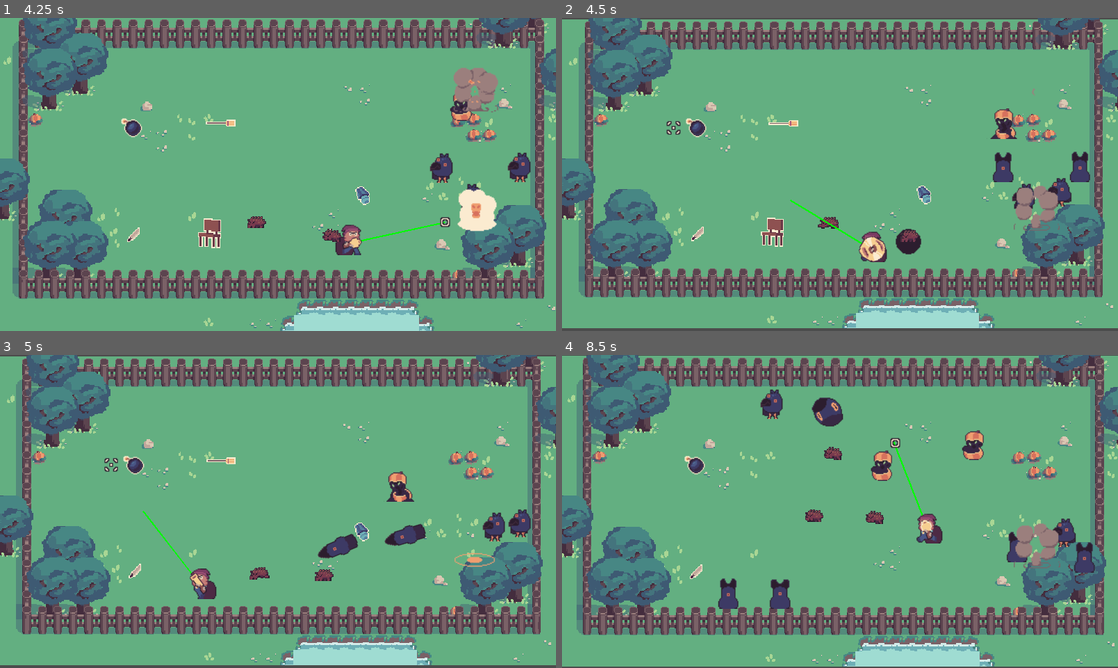
Above: before the commit, frames 1-4 (two rows, left to right).
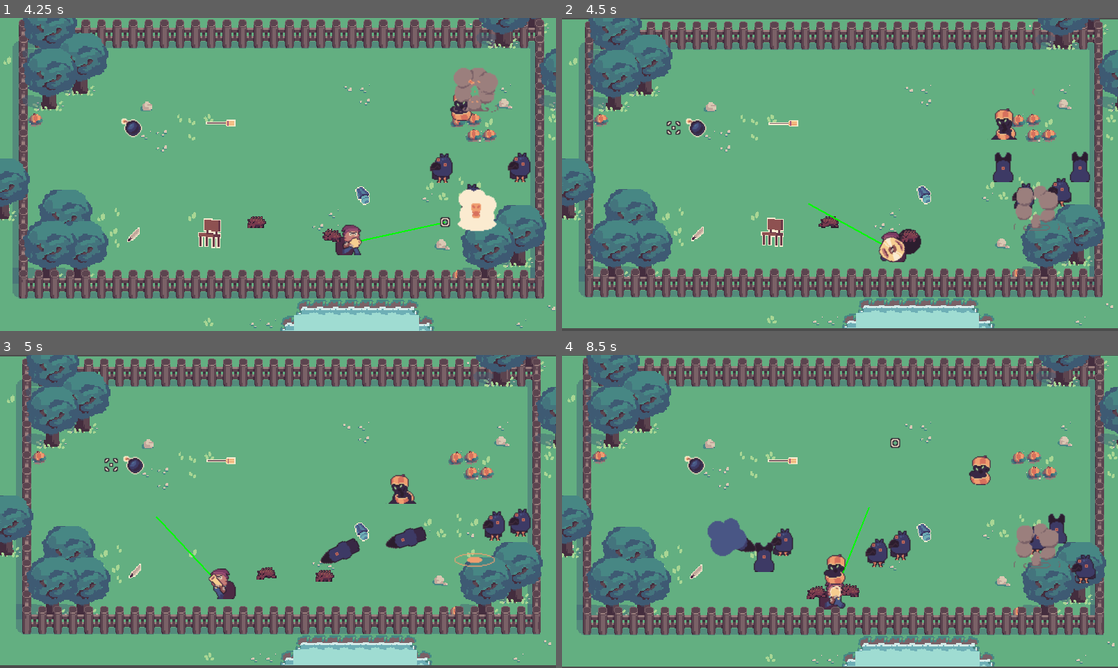
Above: after the commit, the same moments.

Repository: OceanBoy612/BrackeysJam2021
Game: Godot game, scene res://Code/World.tscn
The game is run twice, just before and just after one commit, with the same random seed, the same clock (stepped at 60 frames per second) and the same inputs.
Inputs (mouse positions are in pixels of both pictures, inside the frame that each line leads up to):
- Up to frame 1 (4.25 s): move the mouse to (400, 158) at 0.52 s; press the mouse at (400, 158) at 0.53 s; hold Right (ui_right) 0.53-1.28 s; move the mouse to (166, 190) at 1.27 s; release the mouse at (166, 190) at 1.28 s; hold Down (ui_down) 1.28-2.03 s; click (166, 190) at 1.35 s; move the mouse to (333, 105) at 2.02 s; press the mouse at (333, 105) at 2.03 s; hold Right (ui_right) 2.03-2.78 s; move the mouse to (250, 237) at 2.77 s; release the mouse at (250, 237) at 2.78 s; hold Up (ui_up) 2.78-3.53 s; click (250, 237) at 2.85 s; move the mouse to (444, 221) at 3.52 s; press the mouse at (444, 221) at 3.53 s; hold Left (ui_left) from 3.53 s (still down)
- Up to frame 2 (4.5 s): keep holding Left (ui_left); move the mouse to (673, 127) at 4.27 s; release the mouse at (673, 127) at 4.28 s; click (673, 127) at 4.35 s
- Up to frame 3 (5 s): keep holding Left (ui_left)
- Up to frame 4 (8.5 s): move the mouse to (867, 511) at 5.02 s; release Left (ui_left) at 5.03 s; press the mouse at (867, 511) at 5.03 s; hold Down (ui_down) 5.03-5.78 s; move the mouse to (756, 433) at 5.77 s; release the mouse at (756, 433) at 5.78 s; hold Right (ui_right) 5.78-6.53 s; click (756, 433) at 5.85 s; move the mouse to (962, 495) at 6.52 s; press the mouse at (962, 495) at 6.53 s; hold Up (ui_up) 6.53-7.28 s; move the mouse to (728, 527) at 7.27 s; release the mouse at (728, 527) at 7.28 s; hold Right (ui_right) 7.28-8.03 s; click (728, 527) at 7.35 s; move the mouse to (895, 442) at 8.02 s; press the mouse at (895, 442) at 8.03 s; hold Down (ui_down) from 8.03 s (still down)

Frame 1 is identical in both runs. In frame 2, 1.0% of the frame differs, in the area x 41-86%, y 28-79%; in frame 3, 1.9%; in frame 4, 6.6%, in the area x 26-96%, y 10-82%.

Commit message:
Implementation
Put in pumpkin death animation
Put in pumpkin death sound
Fixed spritesound

Diff:
--- a/src/Code/Bullets/BombBullet.tscn
+++ b/src/Code/Bullets/BombBullet.tscn
@@ -1,12 +1,14 @@
-[gd_scene load_steps=4 format=2]
+[gd_scene load_steps=5 format=2]
 
 [ext_resource path="res://Code/Bullets/GenericBullet.tscn" type="PackedScene" id=1]
 [ext_resource path="res://Art/Pngs/Bullets/Bomb.png" type="Texture" id=2]
 [ext_resource path="res://Code/Entities/BombExplosion.tscn" type="PackedScene" id=3]
+[ext_resource path="res://Audio/BOMB1_BB_sfx.wav" type="AudioStream" id=4]
 
 [node name="BombBullet" instance=ExtResource( 1 )]
 damage = 0
 shot_cone = 15.0
+break_sound = ExtResource( 4 )
 scene_to_spawn = ExtResource( 3 )
 
 [node name="Sprite" parent="." index="1"]
--- a/src/Code/Bullets/HedgeHogBullet.tscn
+++ b/src/Code/Bullets/HedgeHogBullet.tscn
@@ -1,8 +1,9 @@
-[gd_scene load_steps=5 format=2]
+[gd_scene load_steps=6 format=2]
 
 [ext_resource path="res://Code/Bullets/GenericBullet.tscn" type="PackedScene" id=1]
 [ext_resource path="res://Code/Enemies/HedgeHog.tscn" type="PackedScene" id=2]
 [ext_resource path="res://Art/Pngs/Bullets/Hedgehog.png" type="Texture" id=3]
+[ext_resource path="res://Audio/HEDGE1_BB_sfx.wav" type="AudioStream" id=4]
 
 [sub_resource type="CircleShape2D" id=1]
 radius = 6.94423
@@ -10,6 +11,7 @@
 [node name="HedgeHogBullet" instance=ExtResource( 1 )]
 speed = 200.0
 shot_cone = 60.0
+break_sound = ExtResource( 4 )
 scene_to_spawn = ExtResource( 2 )
 
 [node name="Shape" parent="." index="0"]
--- a/src/Code/Enemies/Enemy.gd
+++ b/src/Code/Enemies/Enemy.gd
@@ -25,6 +25,7 @@
 	health -= amt
 	if health <= 0:
 		emit_signal("died")
+		yield($Sprite, "animation_finished")
 		queue_free()
 	else:
 		emit_signal("hit")
--- a/src/Code/Enemies/Pumpkin.tscn
+++ b/src/Code/Enemies/Pumpkin.tscn
@@ -1,8 +1,11 @@
-[gd_scene load_steps=5 format=2]
+[gd_scene load_steps=8 format=2]
 
 [ext_resource path="res://Code/Enemies/Enemy.tscn" type="PackedScene" id=1]
 [ext_resource path="res://Art/Spriteframes/Pumpkiller_spriteframes.tres" type="SpriteFrames" id=2]
 [ext_resource path="res://Code/Enemies/PumpkinSprite.gd" type="Script" id=3]
+[ext_resource path="res://Audio/PUMPKIN_ENEMY2_BB_sfx.wav" type="AudioStream" id=4]
+[ext_resource path="res://Audio/PUMPKIN_ENEMY_DEATH1_BB_sfx.wav" type="AudioStream" id=5]
+[ext_resource path="res://Code/Audio/SpriteSound.gd" type="Script" id=6]
 
 [sub_resource type="RectangleShape2D" id=1]
 extents = Vector2( 10.2029, 14.5375 )
@@ -14,6 +17,18 @@
 animation = "Walk"
 script = ExtResource( 3 )
 
+[node name="SpriteSound" type="AudioStreamPlayer2D" parent="Sprite" index="0"]
+stream = ExtResource( 5 )
+script = ExtResource( 6 )
+animation_name = "Die"
+frame = 3
+
+[node name="SpriteSound2" type="AudioStreamPlayer2D" parent="Sprite" index="1"]
+stream = ExtResource( 4 )
+script = ExtResource( 6 )
+animation_name = "Die"
+frame = 5
+
 [node name="Shape" parent="." index="1"]
 position = Vector2( 0.0417137, -14.4441 )
 shape = SubResource( 1 )
--- a/src/Code/Enemies/PumpkinSprite.gd
+++ b/src/Code/Enemies/PumpkinSprite.gd
@@ -1,6 +1,10 @@
 extends AnimatedSprite
 
-
+onready var enemy = get_parent()
 
 func _ready():
 	play("Walk")
+	enemy.connect("died", self, "_on_enemy_died")
+
+func _on_enemy_died():
+	play("Die")
